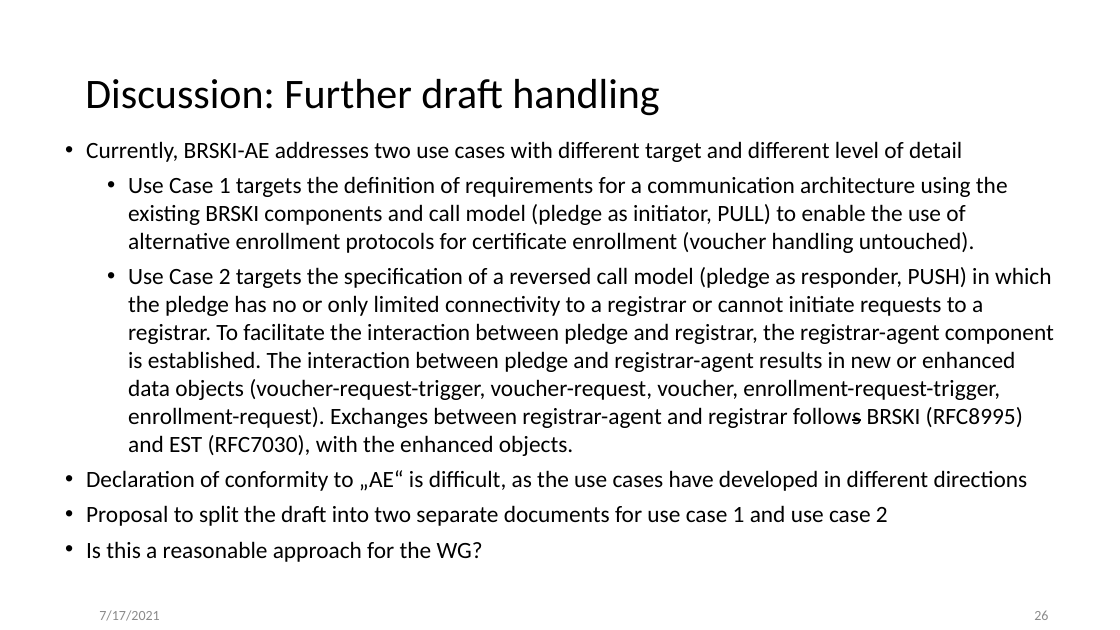
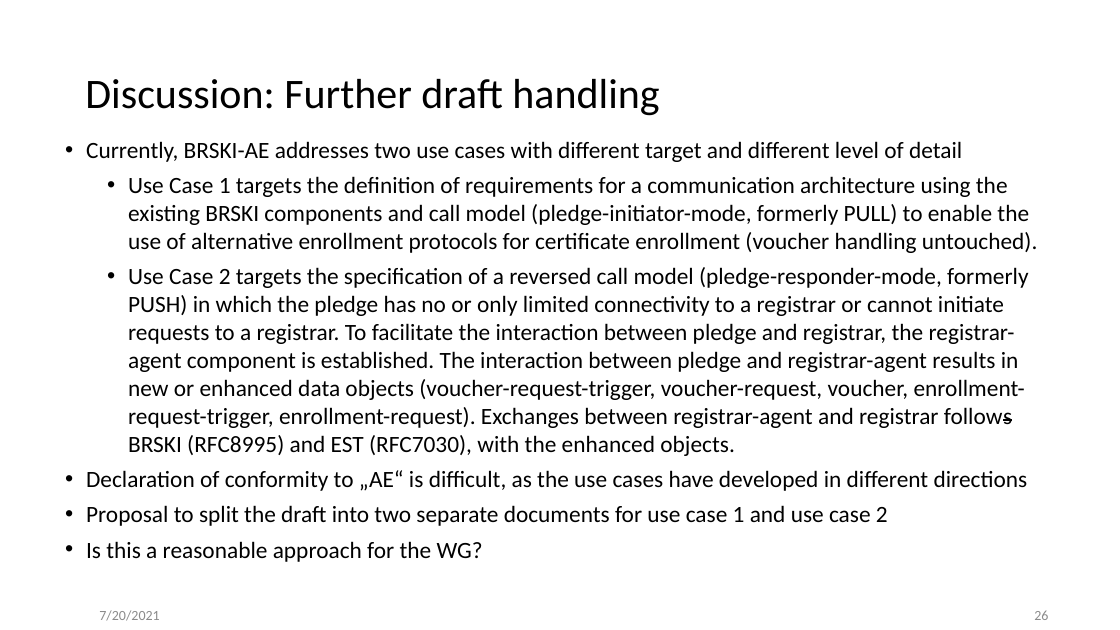
Before and after one commit to anima-wg/anima-brski-ae, a slide deck: slide 26 of presentations/slides-111-BRSKI-AE.pptx. Drawn at 1120x630 pixels with LibreOffice and Linux fonts; fonts in the diff are those of the drawing. Boxes give left, top, right and bottom in pixels: in the first picture for what was removed or moved away, otherwise in the second. Text is boxed around its words. In the diff, an @@ line names an element or a change of style, - is before the commit and + after.

```diff
--- a/presentations/slides-111-BRSKI-AE.pptx
+++ b/presentations/slides-111-BRSKI-AE.pptx
@@ text at [128,176,1038,456]: text changed @@
-  • Use Case 1 targets the definition of requirements for a communication architecture using the existing BRSKI components and call model (pledge as initiator, PULL) to enable the use of alternative enrollment protocols for certificate enrollment (voucher handling untouched).
-  • Use Case 2 targets the specification of a reversed call model (pledge as responder, PUSH) in which the pledge has no or only limited connectivity to a registrar or cannot initiate requests to a registrar. To facilitate the interaction between pledge and registrar, the registrar-agent component is established. The interaction between pledge and registrar-agent results in new or enhanced data objects (voucher-request-trigger, voucher-request, voucher, enrollment-request-trigger, enrollment-request). Exchanges between registrar-agent and registrar follows BRSKI (RFC8995) and EST (RFC7030), with the enhanced objects.
+  • Use Case 1 targets the definition of requirements for a communication architecture using the existing BRSKI components and call model (pledge-initiator-mode, formerly PULL) to enable the use of alternative enrollment protocols for certificate enrollment (voucher handling untouched).
+  • Use Case 2 targets the specification of a reversed call model (pledge-responder-mode, formerly PUSH) in which the pledge has no or only limited connectivity to a registrar or cannot initiate requests to a registrar. To facilitate the interaction between pledge and registrar, the registrar-agent component is established. The interaction between pledge and registrar-agent results in new or enhanced data objects (voucher-request-trigger, voucher-request, voucher, enrollment-request-trigger, enrollment-request). Exchanges between registrar-agent and registrar follows BRSKI (RFC8995) and EST (RFC7030), with the enhanced objects.
@@ text at [99,610,159,621]: text changed @@
-7/17/2021
+7/20/2021
```
Also in this commit, not shown: 24 other slides changed.
